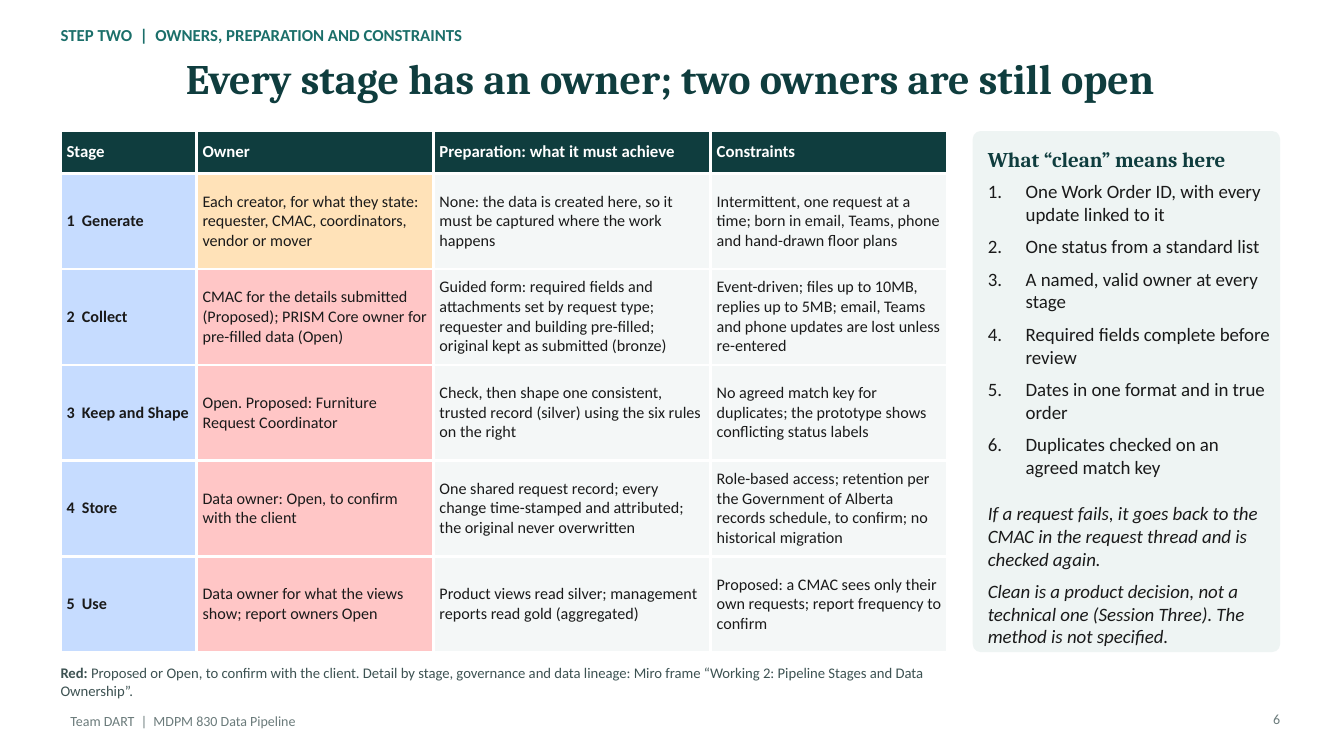
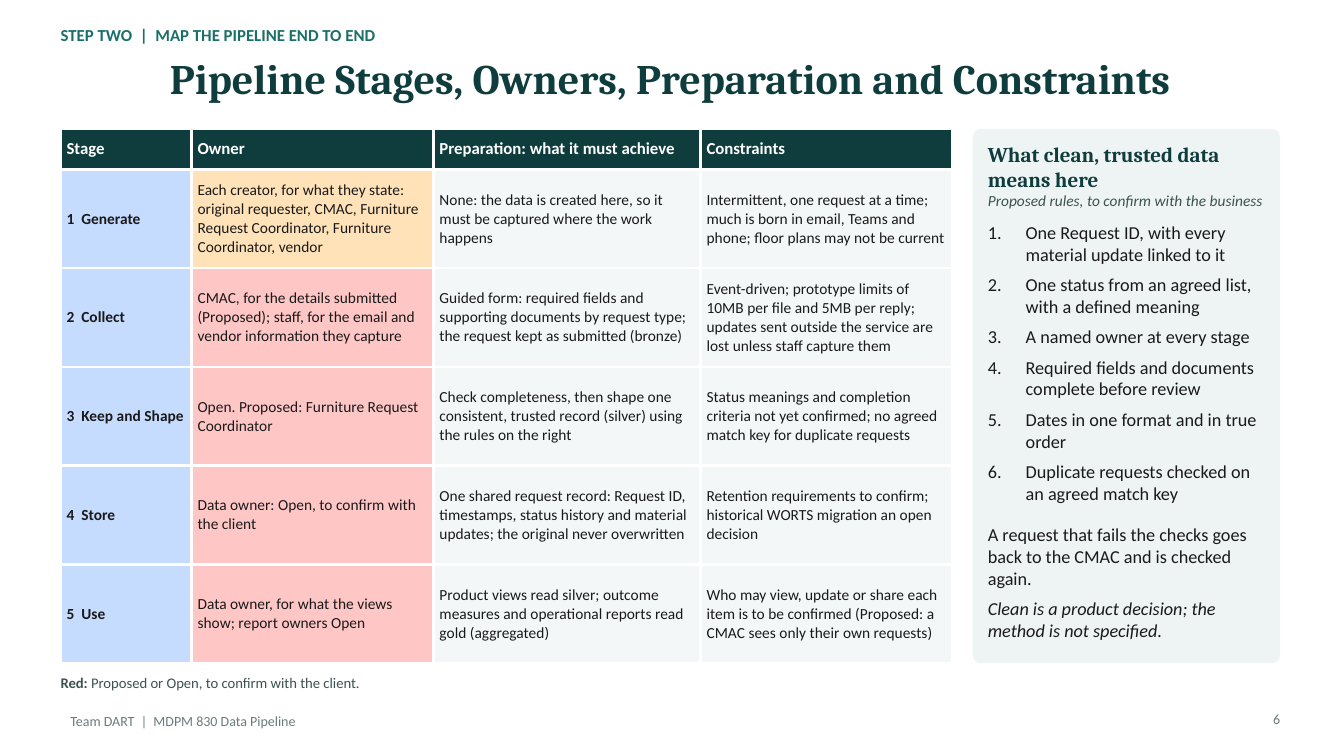
Before and after one commit to teminicrownpro-max/Adekunle-Adeniji, a slide deck: slide 6 of MDPM 830/Data Pipeline/TeamDART_MDPM830_Data_Pipeline_Team_Ade_slides_updated.pptx. Drawn at 1344x756 pixels with LibreOffice and Linux fonts; fonts in the diff are those of the drawing. Boxes give left, top, right and bottom in pixels: in the first picture for what was removed or moved away, otherwise in the second. Text is boxed around its words. In the diff, an @@ line names an element or a change of style, - is before the commit and + after.

```diff
--- a/MDPM 830/Data Pipeline/TeamDART_MDPM830_Data_Pipeline_Team_Ade_slides_updated.pptx
+++ b/MDPM 830/Data Pipeline/TeamDART_MDPM830_Data_Pipeline_Team_Ade_slides_updated.pptx
@@ text at [61,30,375,41]: text changed @@
-STEP TWO | OWNERS, PREPARATION AND CONSTRAINTS
+STEP TWO | MAP THE PIPELINE END TO END
@@ title at [170,65,1170,104]: text changed @@
-Every stage has an owner; two owners are still open
+Pipeline Stages, Owners, Preparation and Constraints
@@ table at [60,129,953,645] @@
-row 2, column 2: Each creator, for what they state: requester, CMAC, coordinators, vendor or mover
+row 2, column 2: Each creator, for what they state: original requester, CMAC, Furniture Request Coordinator, Furniture Coordinator, vendor
-row 2, column 4: Intermittent, one request at a time; born in email, Teams, phone and hand-drawn floor plans
+row 2, column 4: Intermittent, one request at a time; much is born in email, Teams and phone; floor plans may not be current
-row 3: 2 Collect | CMAC for the details submitted (Proposed); PRISM Core owner for pre-filled data (Open) | Guided form: required fields and attachments set by request type; requester and building pre-filled; original kept as submitted (bronze) | Event-driven; files up to 10MB, replies up to 5MB; email, Teams and phone updates are lost unless re-entered
+row 3: 2 Collect | CMAC, for the details submitted (Proposed); staff, for the email and vendor information they capture | Guided form: required fields and supporting documents by request type; the request kept as submitted (bronze) | Event-driven; prototype limits of 10MB per file and 5MB per reply; updates sent outside the service are lost unless staff capture them
-row 4, column 3: Check, then shape one consistent, trusted record (silver) using the six rules on the right
+row 4, column 3: Check completeness, then shape one consistent, trusted record (silver) using the rules on the right
-row 4, column 4: No agreed match key for duplicates; the prototype shows conflicting status labels
+row 4, column 4: Status meanings and completion criteria not yet confirmed; no agreed match key for duplicate requests
-row 5, column 3: One shared request record; every change time-stamped and attributed; the original never overwritten
+row 5, column 3: One shared request record: Request ID, timestamps, status history and material updates; the original never overwritten
-row 5, column 4: Role-based access; retention per the Government of Alberta records schedule, to confirm; no historical migration
+row 5, column 4: Retention requirements to confirm; historical WORTS migration an open decision
-row 6: 5 Use | Data owner for what the views show; report owners Open | Product views read silver; management reports read gold (aggregated) | Proposed: a CMAC sees only their own requests; report frequency to confirm
+row 6: 5 Use | Data owner, for what the views show; report owners Open | Product views read silver; outcome measures and operational reports read gold (aggregated) | Who may view, update or share each item is to be confirmed (Proposed: a CMAC sees only their own requests)
@@ size 11.5 to 11 pt in "1 Generate", "None: the data is created here, so ...", "2 Collect", "3 Keep and Shape" and 4 more places @@
@@ table: place and size @@
-table at [60,131,948,633]
+table at [60,129,953,645]
@@ rounded rectangle: place and size @@
-rounded rectangle at [973,131,1280,652]
+rounded rectangle at [973,129,1280,663]
@@ text at [988,147,1263,398]: text changed; size 13.5 to 13 pt @@
-What “clean” means here
-1. One Work Order ID, with every update linked to it
-2. One status from a standard list
-3. A named, valid owner at every stage
-4. Required fields complete before review
+What clean, trusted data means here
+Proposed rules, to confirm with the business
+1. One Request ID, with every material update linked to it
+2. One status from an agreed list, with a defined meaning
+3. A named owner at every stage
+4. Required fields and documents complete before review
@@ text at [1026,413,1257,448]: size 13.5 to 13 pt in "Dates in one format and in true ..."; less space between paragraphs @@
@@ text at [988,465,1250,640]: text changed; size 13.5 to 13 pt; italic off @@
-6. Duplicates checked on an agreed match key
-If a request fails, it goes back to the CMAC in the request thread and is checked again.
-Clean is a product decision, not a technical one (Session Three). The method is not specified.
+6. Duplicate requests checked on an agreed match key
+A request that fails the checks goes back to the CMAC and is checked again.
+Clean is a product decision; the method is not specified.
@@ text at [61,677,359,691]: text changed @@
-Red: Proposed or Open, to confirm with the client. Detail by stage, governance and data lineage: Miro frame “Working 2: Pipeline Stages and Data Ownership”.
+Red: Proposed or Open, to confirm with the client.
```
Also in this commit, not shown: 1 other slide changed, 4 other files.
